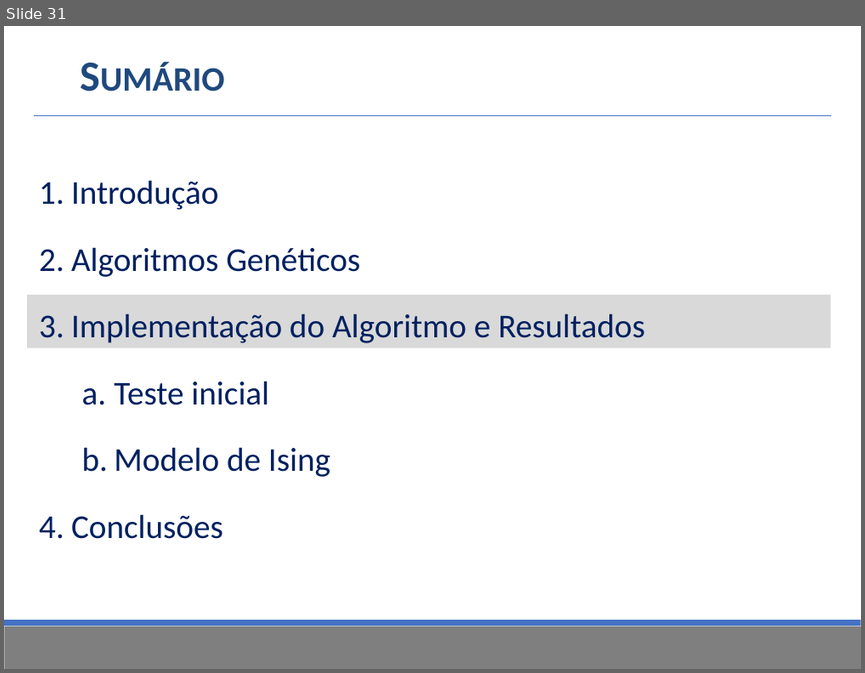
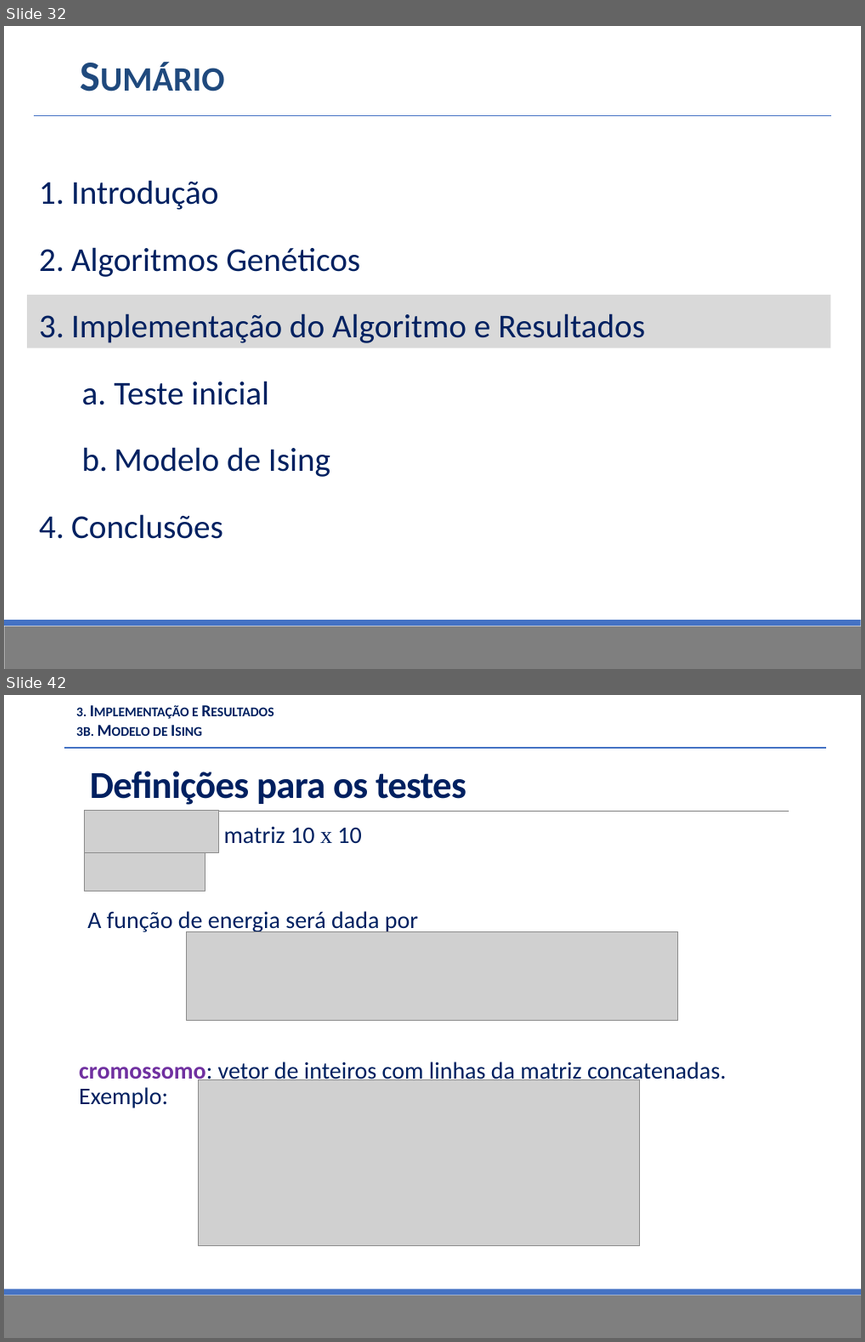
Before and after one commit to fkay/TCC-Monografia, a slide deck: Apresentação/TCC.pptx. Shown one above the other, each under a label of ours: slide 31 before the commit, slides 32 and 42 after it; the slides between them are not shown. The pictures are 865x673 and 865x1342 pixels, drawn with LibreOffice and Linux fonts; fonts in the diff are those of the drawing; grey boxes stand for pictures; background and template pictures are left out. Boxes give left, top, right and bottom in pixels: in the first picture for what was removed or moved away, otherwise in the second. Text is boxed around its words. In the diff, an @@ line names an element or a change of style, - is before the commit and + after.

```diff
--- a/Apresentação/TCC.pptx
+++ b/Apresentação/TCC.pptx
@@ slide 42 added at <box>4,695,861,1338</box>, background #FFFFFF; not listed: 2 template elements that a slide beside it also shows @@
@@ text added at <box>76,707,199,736</box>, 14 pt, text #002060, bold, small capitals @@
+3. Implementação e Resultados
+3b. Modelo de Ising
@@ line added from (64, 747) to (826, 747), #4472C4 1 pt @@
@@ title added at <box>90,771,466,805</box>, 32 pt, text #002060, bold @@
+Definições para os testes
@@ picture added at <box>84,810,218,852</box> @@
@@ line added from (88, 811) to (788, 811), #808080 0.5 pt @@
@@ text added at <box>79,826,726,1108</box>, 20 pt, text #002060 @@
+  matriz 10 x 10
+  A função de energia será dada por
+cromossomo: vetor de inteiros com linhas da matriz concatenadas. Exemplo:
@@ picture added at <box>84,852,205,891</box> @@
@@ picture added at <box>187,931,677,1020</box> @@
@@ picture added at <box>199,1080,640,1246</box> @@
@@ what was slide 31 is now slide 32 @@
```
Also in this commit, not shown: 6 slides changed, 28 other slides added, 3 other files.
